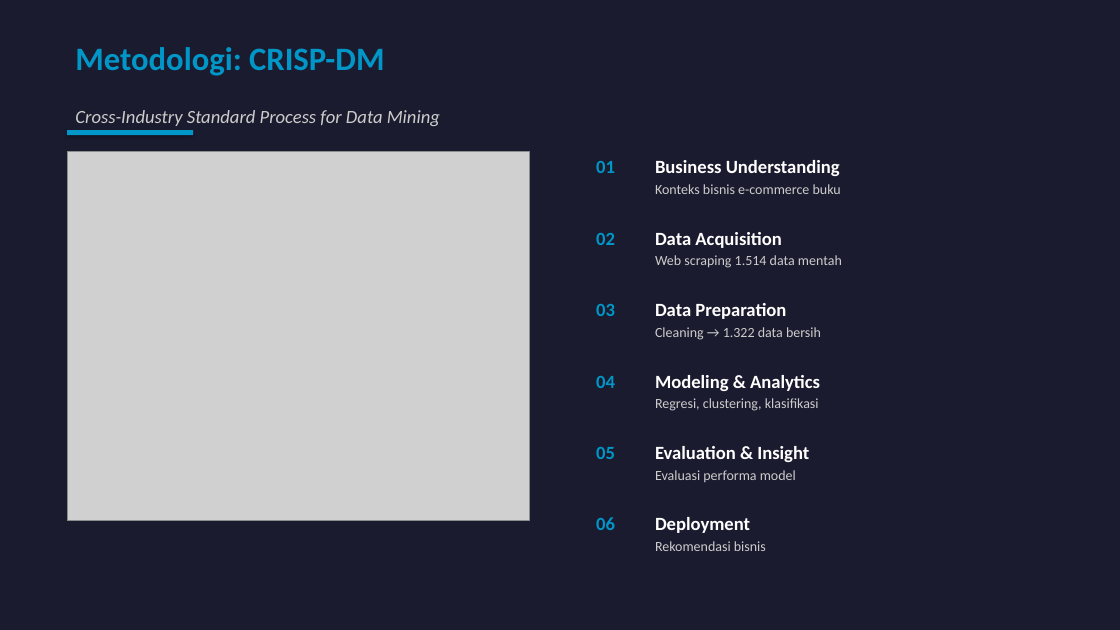
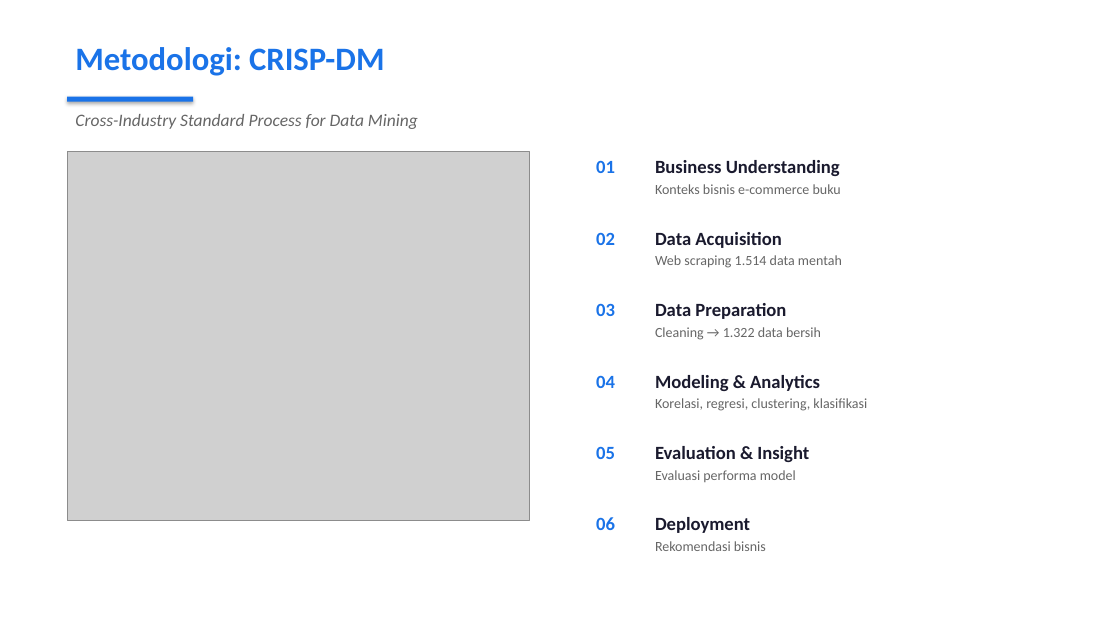
Before and after one commit to gadingnst/project-data-science, a slide deck: slide 3 of uas/presentasi_jurnal_artikel.pptx (slide 4 before the commit). Drawn at 1120x630 pixels with LibreOffice and Linux fonts; fonts in the diff are those of the drawing; grey boxes stand for pictures. Boxes give left, top, right and bottom in pixels: in the first picture for what was removed or moved away, otherwise in the second. Text is boxed around its words. In the diff, an @@ line names an element or a change of style, - is before the commit and + after.

Commit message:
feat(uas): revamp 2 PPTs with distinct themes + presentation scripts
PPT Gading (dark theme, 11 slides):
- Web scraping, statistik deskriptif, regresi linier, k-Means clustering
- Business insights & rekomendasi

PPT Rina (white/light theme, 11 slides):
- Latar belakang, CRISP-DM, data cleaning, korelasi Pearson
- Klasifikasi DT/RF, Big Data 5V

Scripts:
- skrip_presentasi_gading.md (Zoom recording cheatsheet)
- skrip_presentasi_rina.md (Zoom recording cheatsheet)

```diff
--- a/uas/presentasi_jurnal_artikel.pptx
+++ b/uas/presentasi_jurnal_artikel.pptx
@@ background #1B1B2F to #FFFFFF @@
@@ text "Cross-Industry Standard Process for Data ..." at (x1=75, y1=114, x2=418, y2=129): size 16 to 15 pt, text colour #CCCCCC to #666666 @@
@@ rectangle moved from (x1=67, y1=130, x2=193, y2=135) to (x1=67, y1=97, x2=193, y2=102) @@
@@ rectangle at (x1=67, y1=97, x2=193, y2=102): fill #0096C7 to #1A73E8 @@
@@ text at (x1=655, y1=398, x2=867, y2=411): text changed; text colour #CCCCCC to #666666 @@
-Regresi, clustering, klasifikasi
+Korelasi, regresi, clustering, klasifikasi
@@ text colour #0096C7 to #1A73E8 in 7 elements at (x1=75, y1=47, x2=384, y2=76), (x1=596, y1=160, x2=615, y2=173), (x1=596, y1=232, x2=615, y2=245), (x1=596, y1=303, x2=615, y2=316), (x1=596, y1=375, x2=615, y2=388), (x1=596, y1=446, x2=615, y2=459), (x1=596, y1=517, x2=615, y2=530) @@
@@ text colour #FFFFFF to #1A1A2E in 6 elements at (x1=655, y1=160, x2=840, y2=176), (x1=655, y1=232, x2=781, y2=248), (x1=655, y1=303, x2=786, y2=319), (x1=655, y1=375, x2=820, y2=391), (x1=655, y1=446, x2=809, y2=462), (x1=655, y1=517, x2=750, y2=533) @@
@@ text colour #CCCCCC to #666666 in 5 elements at (x1=655, y1=184, x2=841, y2=194), (x1=655, y1=255, x2=842, y2=268), (x1=655, y1=327, x2=821, y2=340), (x1=655, y1=470, x2=796, y2=482), (x1=655, y1=541, x2=766, y2=551) @@
```
Also in this commit, not shown: 6 other slides changed, 4 slides added, 8 slides removed, 3 other files.
